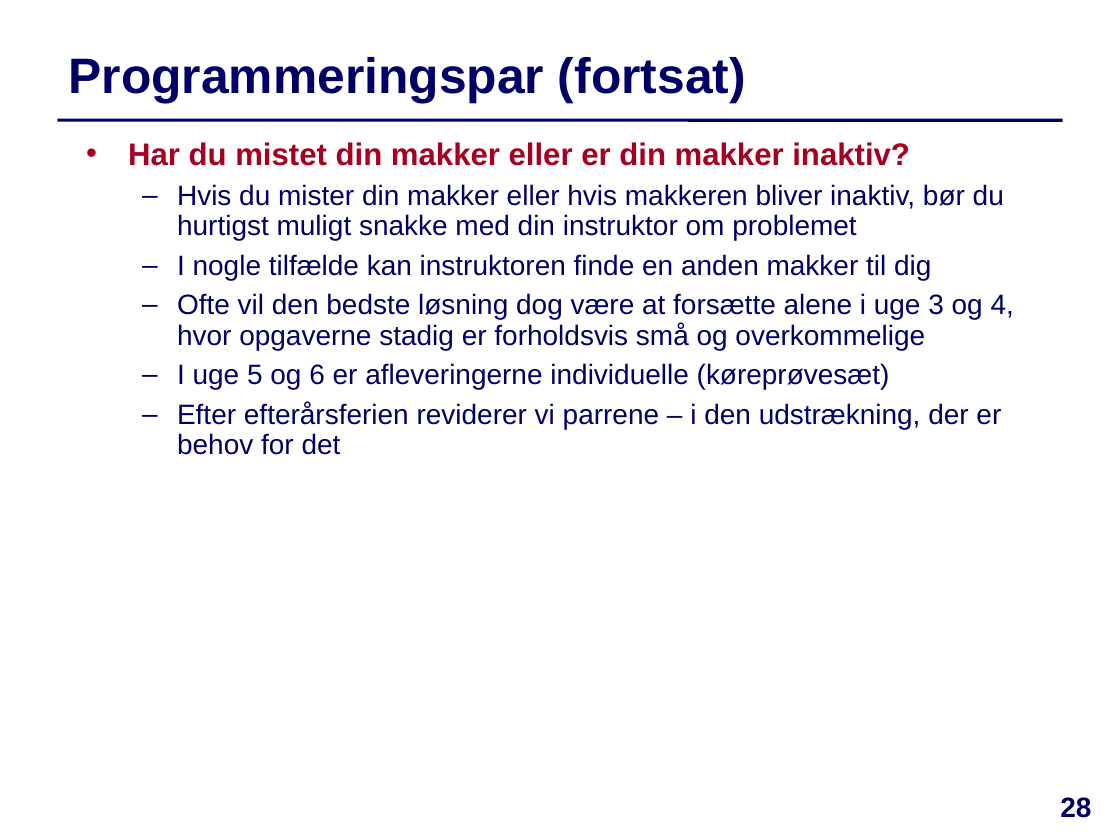
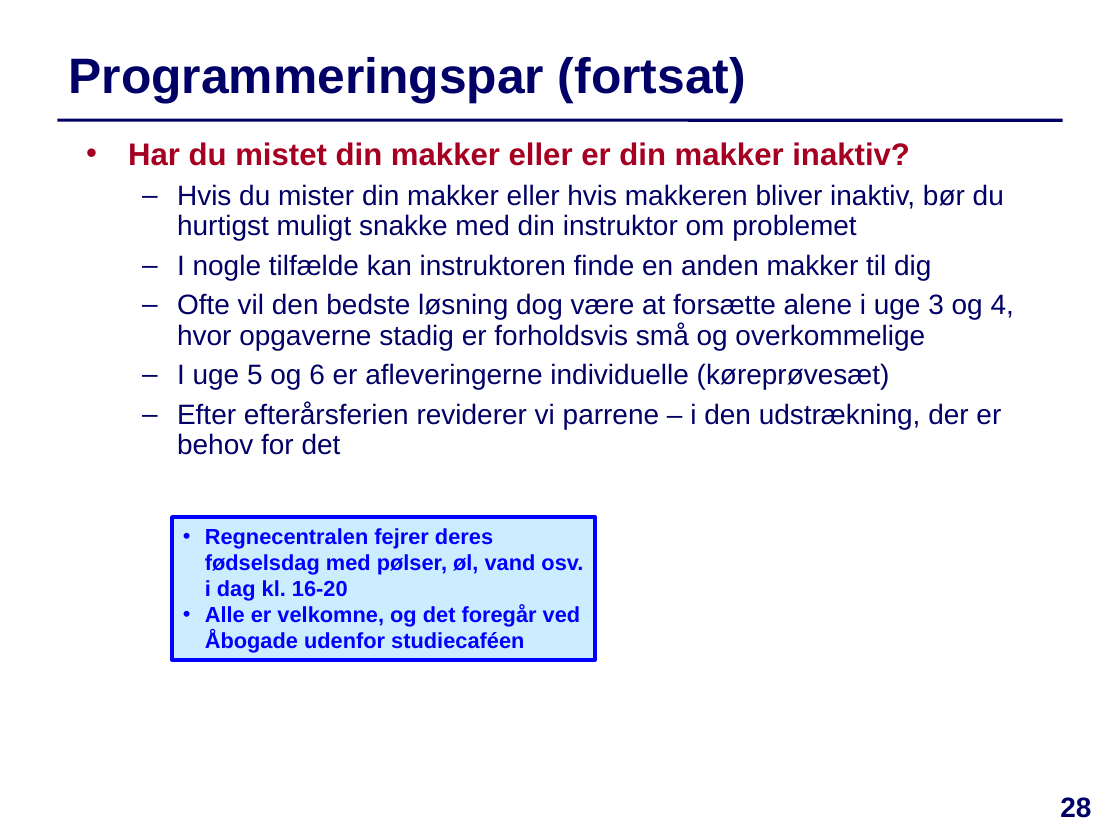
Before and after one commit to IntProgAU/Materiale, a slide deck: slide 28 of web/e23/uge_4a/Slides-Uge4-Mandag.pptx. Drawn at 1120x840 pixels with LibreOffice and Linux fonts; fonts in the diff are those of the drawing. Boxes give left, top, right and bottom in pixels: in the first picture for what was removed or moved away, otherwise in the second. Text is boxed around its words. In the diff, an @@ line names an element or a change of style, - is before the commit and + after.

```diff
--- a/web/e23/uge_4a/Slides-Uge4-Mandag.pptx
+++ b/web/e23/uge_4a/Slides-Uge4-Mandag.pptx
@@ rectangle added at (x1=172, y1=517, x2=596, y2=661), fill #CCECFF, outline #0000FF 2.25 pt, 14 pt, text #0000FF, bold @@
+• Regnecentralen fejrer deres fødselsdag med pølser, øl, vand osv. i dag kl. 16-20
+• Alle er velkomne, og det foregår ved Åbogade udenfor studiecaféen
```
Also in this commit, not shown: 1 other file.
